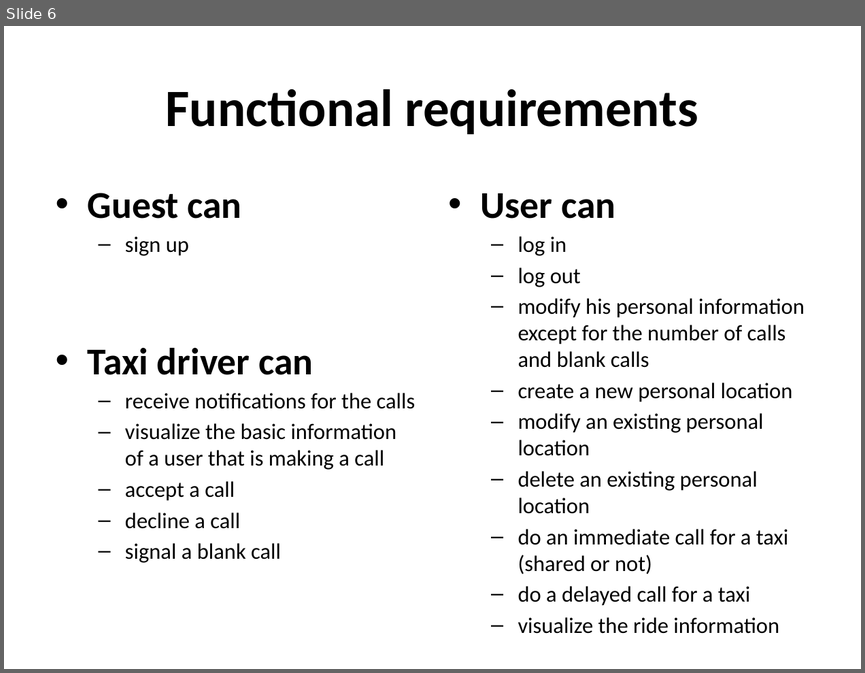
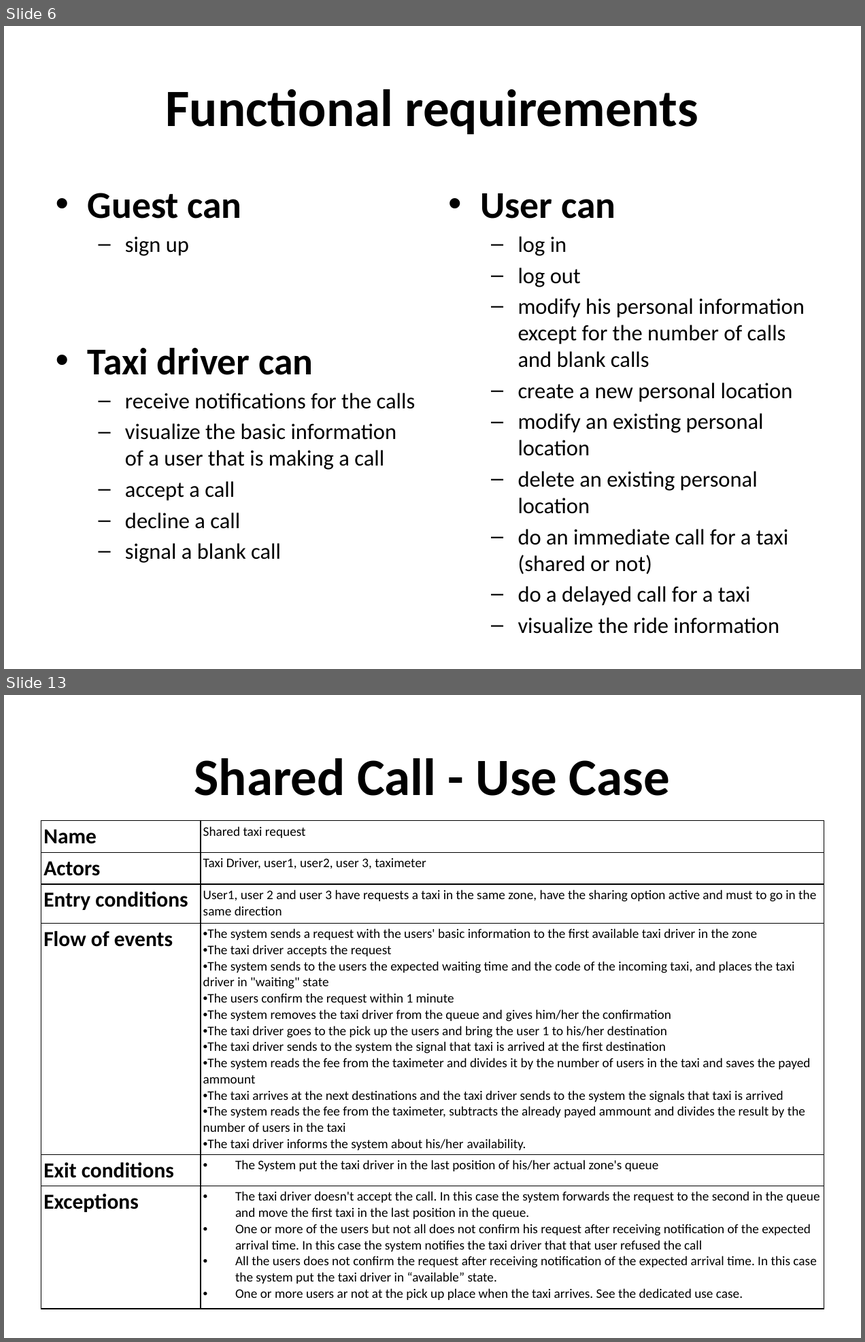
Before and after one commit to hartman19/IDSW2, a slide deck: Presentazione RASD.pptx. Shown one above the other, each under a label of ours: slide 6 before the commit, slides 6 and 13 after it; the slides between them are not shown. The pictures are 865x673 and 865x1342 pixels, drawn with LibreOffice and Linux fonts; fonts in the diff are those of the drawing. Boxes give left, top, right and bottom in pixels: in the first picture for what was removed or moved away, otherwise in the second. Text is boxed around its words. In the diff, an @@ line names an element or a change of style, - is before the commit and + after.

```diff
--- a/Presentazione RASD.pptx
+++ b/Presentazione RASD.pptx
@@ slide 13 added at box(4, 695, 861, 1338), background #FFFFFF @@
@@ title added at box(194, 758, 670, 796), 44 pt, text #000000, bold @@
+Shared Call - Use Case
@@ table added at box(41, 821, 823, 1308), 6 rows, 2 columns @@
+Name | Shared taxi request
+Actors | Taxi Driver, user1, user2, user 3, taximeter
+Entry conditions | User1, user 2 and user 3 have requests a taxi in the same zone, have the sharing option active and must to go in the same direction
+Flow of events | The system sends a request with the users' basic information to the first available taxi driver in the zone / The taxi driver accepts the request / The system sends to the users the expected waiting time and the code of the incoming taxi, and places the taxi driver in "waiting" state / The users confirm the request within 1 minute / The system removes the taxi driver from the queue and gives him/her the confirmation / The taxi driver goes to the pick up the users and bring the user 1 to his/her destination / The taxi driver sends to the system the signal that taxi is arrived at the first destination / The system reads the fee from the taximeter and divides it by the number of users in the taxi and saves the payed ammount / The taxi arrives at the next destinations and the taxi driver sends to the system the signals that taxi is arrived / The system reads the fee from the taximeter, subtracts the already payed ammount and divides the result by the number of users in the taxi / The taxi driver informs the system about his/her availability.
+Exit conditions | The System put the taxi driver in the last position of his/her actual zone's queue
+Exceptions | The taxi driver doesn't accept the call. In this case the system forwards the request to the second in the queue and move the first taxi in the last position in the queue. / One or more of the users but not all does not confirm his request after receiving notification of the expected arrival time. In this case the system notifies the taxi driver that that user refused the call / All the users does not confirm the request after receiving notification of the expected arrival time. In this case the system put the taxi driver in “available” state. / One or more users ar not at the pick up place when the taxi arrives. See the dedicated use case.
```
Also in this commit, not shown: 2 slides changed, 10 other slides added, 1 other file.
